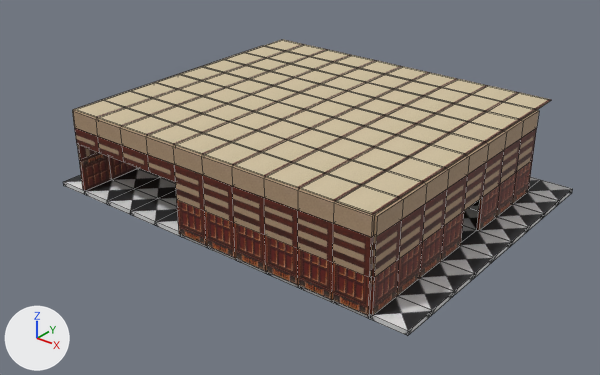
Renders of the FBX model Assets/ConcertRoom.fbx from each side of a commit.
Before and after are seen from a camera (50 mm lens) standing at (38.9, -42.1, 21.3) and looking at (12.3, -8.9, 0.6). Lighting does not change. The marker at lower left points along +X, +Y and +Z. Mesh edges are drawn as thin lines. Where no turn or scale is listed for an object, it has been applied to the vertices. Vertices at the same position are counted once.

Names of what the first picture shows: 'ConcertRoomCeiling', 'ConcertRoomFloorTiles', 'ConcertRoomWallB0Front', 'ConcertRoomWallB0Left', 'ConcertRoomWallB0Right', 'ConcertRoomWallB0Right.001', 'ConcertRoomWallB1Front', 'ConcertRoomWallB1Front.001', 'ConcertRoomWallB1Right', 'ConcertRoomWallB2Front', 'ConcertRoomWallB2Right'.
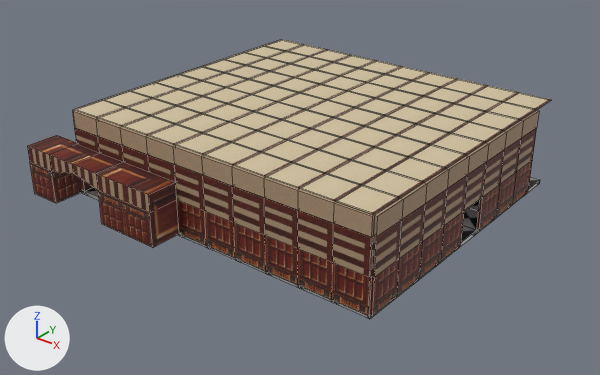
The change, as a list of edits to the scene's bpy script:
```text
Add mat_wallwhitewood2_003:
    mat_wallwhitewood2_003 = principled_material('WallWhiteWood2.003')
    mat_wallwhitewood2_003.texture = img_wall4_jpg
    mat_wallwhitewood2_003.roughness = 0.69
Add mat_wallwhite:
    mat_wallwhite = principled_material('WallWhite')
    mat_wallwhite.texture = img_wall3_jpg
    mat_wallwhite.roughness = 0.69
Add mat_wall_003:
    mat_wall_003 = principled_material('Wall.003')
    mat_wall_003.texture = img_wall1_jpg
    mat_wall_003.roughness = 0.69
Change me_hallfloortile:
    used by ob_concertroomfloortiles; location = (0.0, 2.0, -0.25)
    remove me_hallfloortile.from_pydata(...)  # 864 vertices, 648 faces; spans x 0.0..24.0, y -18.0..0.0, z 0.0..0.3
    add me_hallfloortile.from_pydata(...)  # 792 vertices, 594 faces; spans x 0.0..22.0, y -18.0..0.0, z 0.0..0.3
    me_hallfloortile part 1: the loose piece of 8 vertices spanning x 22.0..24.0, y -18.0..-16.0, z 0.0..0.3 is deleted
    me_hallfloortile part 2
    64 vertices are removed from x 22.0..24.0, y -16.0..0.0, z 0.0..0.3
    80 faces are deleted
    32 new faces join them
Add me_hallwalltunnelright_2x10x3:
    me_hallwalltunnelright_2x10x3.from_pydata(...)  # 28 vertices, 26 faces; spans x 0.0..10.0, y -2.0..0.0, z 0.0..3.0
    # faces by material slot: [16, 2, 8]
    me_hallwalltunnelright_2x10x3.materials.append(mat_wall_003)  # picture img_wall1_jpg
    me_hallwalltunnelright_2x10x3.materials.append(mat_wallwhite)  # picture img_wall3_jpg
    me_hallwalltunnelright_2x10x3.materials.append(mat_wallwhitewood2_003)  # picture img_wall4_jpg
Add ob_hallwallb0tunnelright:
    ob_hallwallb0tunnelright = bpy.data.objects.new('HallWallB0TunnelRight', me_hallwalltunnelright_2x10x3)
    ob_hallwallb0tunnelright.location = (0.0, -16.0, 0.0)
```

Pixel boxes [x1, y1, x2, y2] of what changed, in the pictures (600 x 375 px):
'ConcertRoomFloorTiles', reshaped
    before: [63, 168, 573, 336]
    after: [81, 177, 540, 319]
'HallWallB0TunnelRight', added (brown)
    after: [27, 135, 179, 248]
    faces in mat_wall_003 (picture img_wall1_jpg): [28, 135, 179, 248]
    faces in mat_wallwhitewood2_003 (picture img_wall4_jpg): [27, 146, 150, 213]
part 1 of me_hallfloortile, deleted
    before: [370, 296, 432, 336]
part 2 of me_hallfloortile, cut back
    before: [398, 180, 573, 314]
    after: [370, 195, 525, 319]
'ConcertRoomWallB0Left', unchanged, covered by the edit
    before: [79, 153, 138, 191]
    after: [83, 181, 93, 191]
